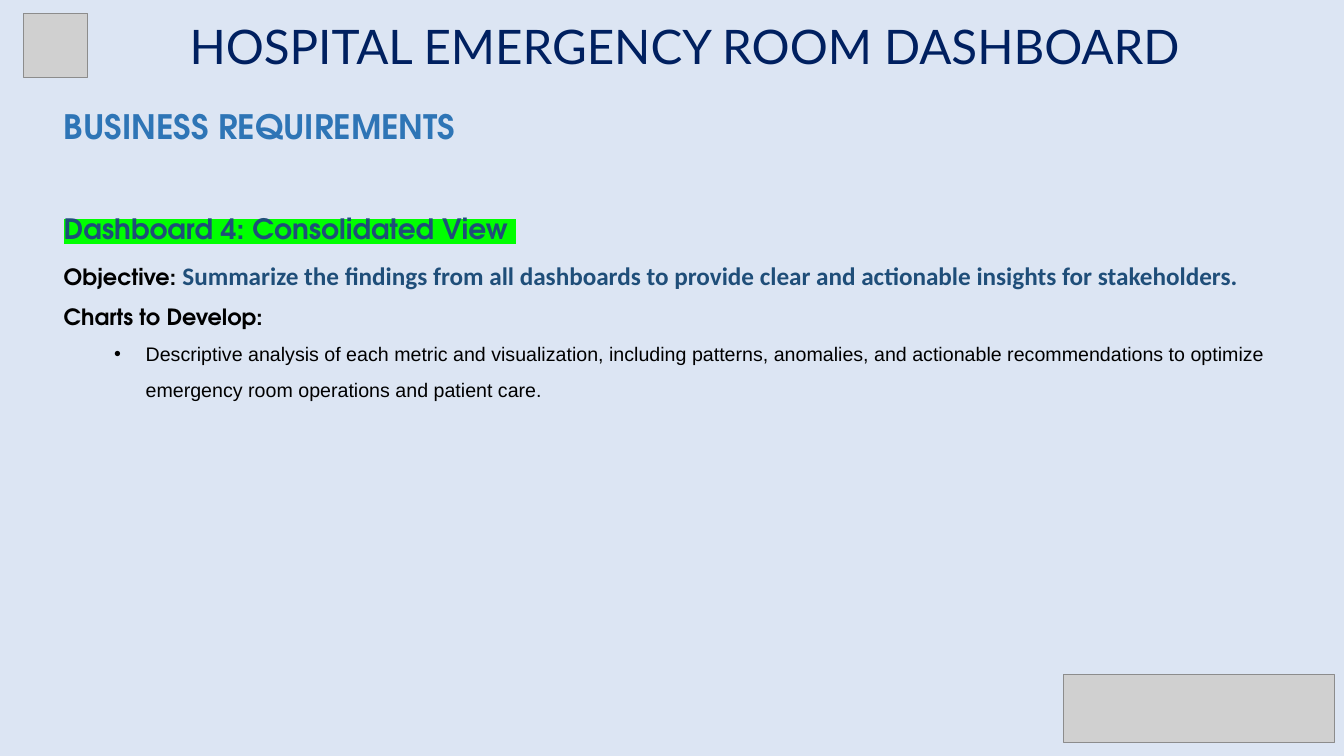
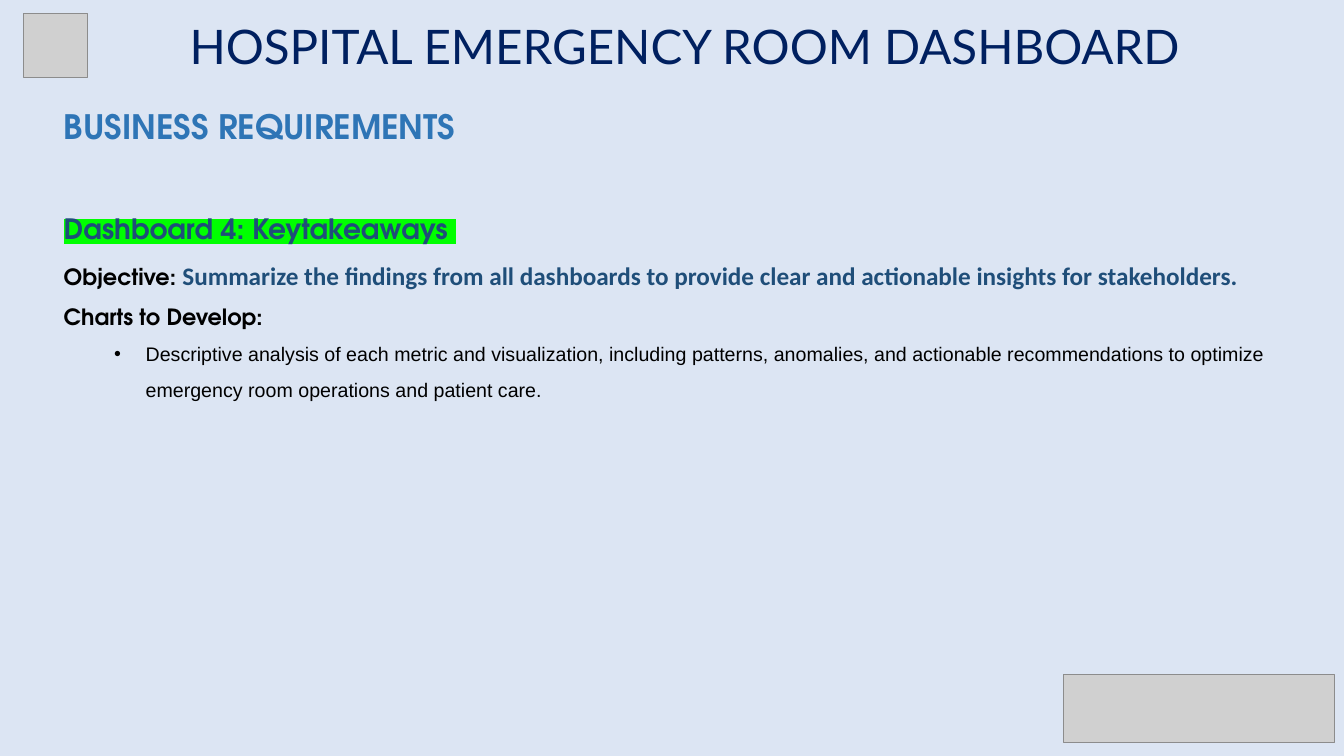
Before and after one commit to Abhishek-Duke91/Hospital-Emergency-Room-Dashboard---PBI, a slide deck: slide 7 of Hopital Emergency Room PPT.pptx. Drawn at 1344x756 pixels with LibreOffice and Linux fonts; fonts in the diff are those of the drawing; grey boxes stand for pictures; background and template pictures are left out. Boxes give left, top, right and bottom in pixels: in the first picture for what was removed or moved away, otherwise in the second. Text is boxed around its words. In the diff, an @@ line names an element or a change of style, - is before the commit and + after.

```diff
--- a/Hopital Emergency Room PPT.pptx
+++ b/Hopital Emergency Room PPT.pptx
@@ text at (x1=64, y1=208, x2=447, y2=251): text changed @@
-Dashboard 4: Consolidated View
+Dashboard 4: Keytakeaways
```
